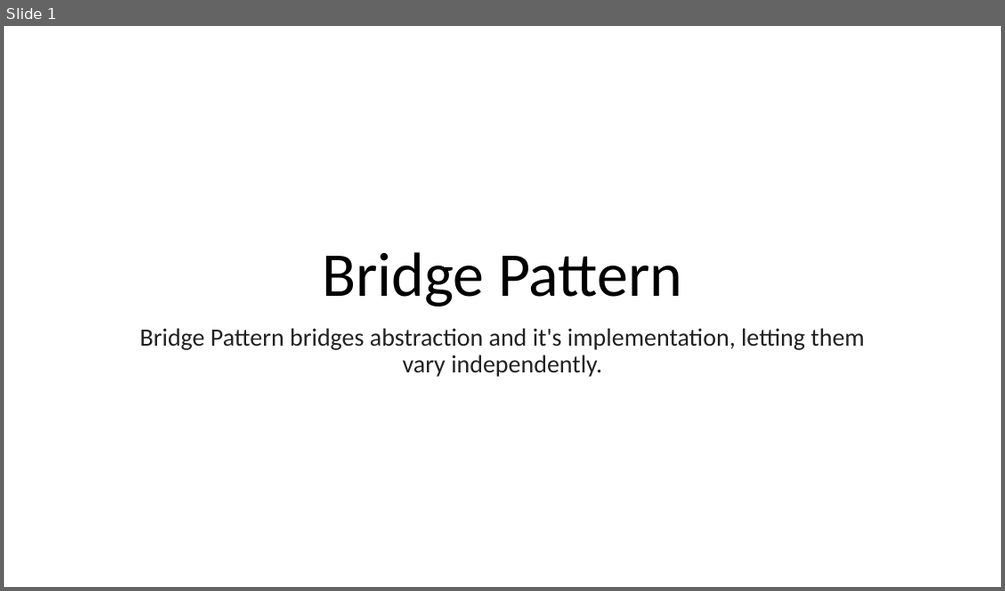
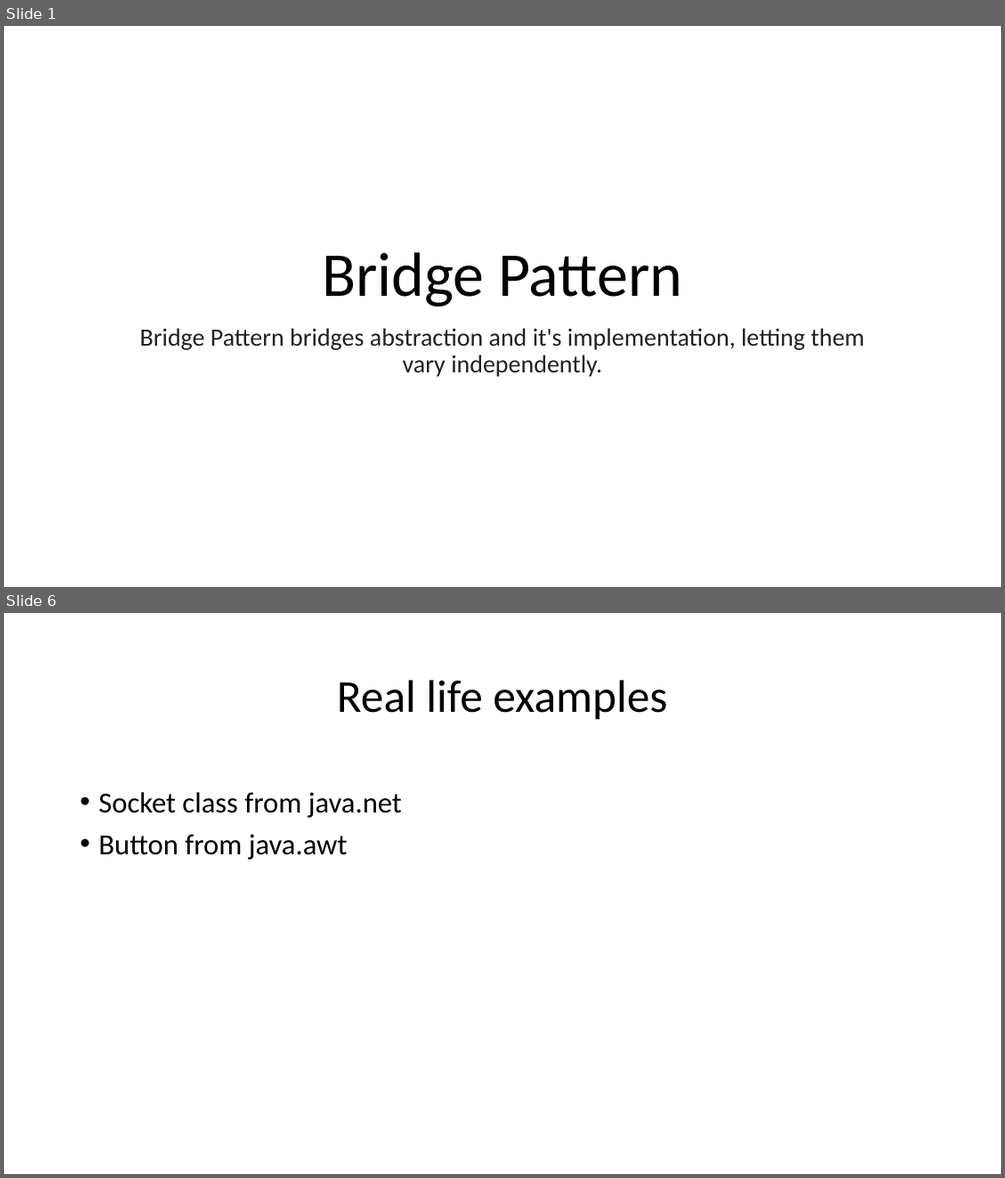
Before and after one commit to tomkasp/blog-posts, a slide deck: Prezentacja.pptx. Shown one above the other, each under a label of ours: slide 1 before the commit, slides 1 and 6 after it; the slides between them are not shown. The pictures are 1005x591 and 1005x1178 pixels, drawn with LibreOffice and Linux fonts; fonts in the diff are those of the drawing. Boxes give left, top, right and bottom in pixels: in the first picture for what was removed or moved away, otherwise in the second. Text is boxed around its words. In the diff, an @@ line names an element or a change of style, - is before the commit and + after.

```diff
--- a/Prezentacja.pptx
+++ b/Prezentacja.pptx
@@ slide 6 added at <box>4,613,1001,1174</box>, background #FFFFFF @@
@@ title added at <box>337,680,667,720</box>, 44 pt, text #000000 @@
+Real life examples
@@ text added at <box>98,792,402,860</box>, 28 pt, text #000000 @@
+• Socket class from java.net
+• Button from java.awt
```
Also in this commit, not shown: 4 slides changed.
